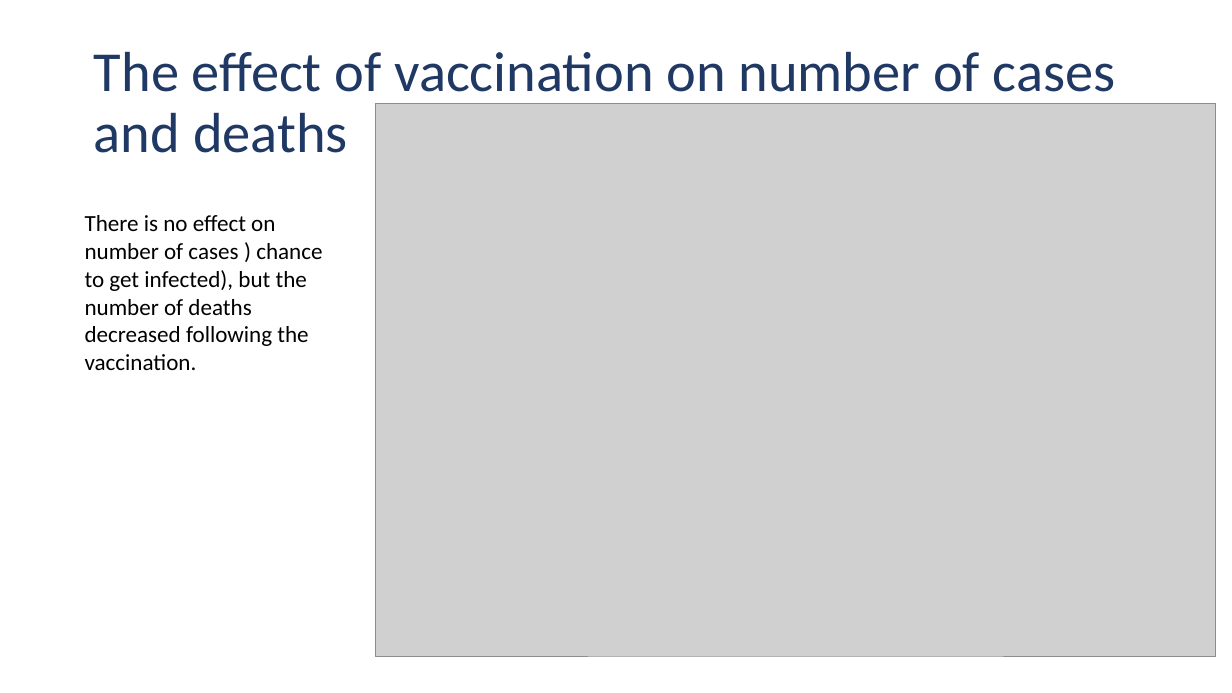
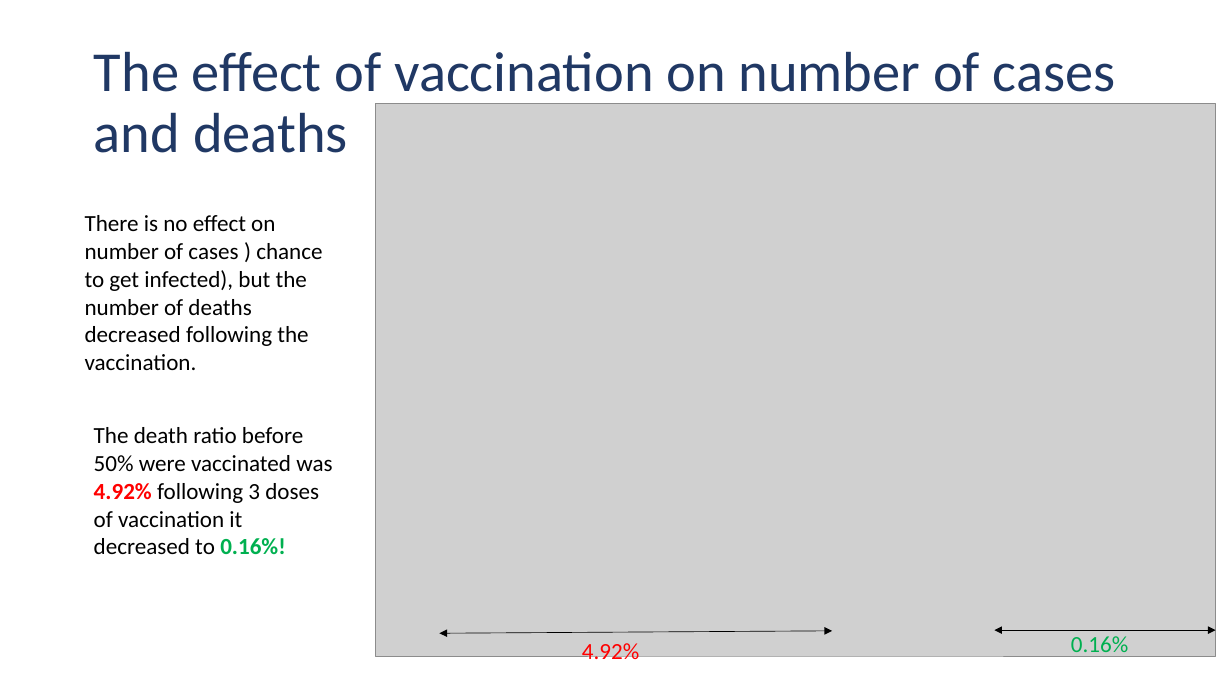
Before and after one commit to doctorf72/Naya-Practical-Data-Science-EDA-Project, a slide deck: slide 17 of initial analysis.pptx (slide 16 before the commit). Drawn at 1232x693 pixels with LibreOffice and Linux fonts; fonts in the diff are those of the drawing; grey boxes stand for pictures; background and template pictures are left out. Boxes give left, top, right and bottom in pixels: in the first picture for what was removed or moved away, otherwise in the second. Text is boxed around its words. In the diff, an @@ line names an element or a change of style, - is before the commit and + after.

```diff
--- a/initial analysis.pptx
+++ b/initial analysis.pptx
@@ text added at [94,427,332,554], 18 pt, text #000000 @@
+The death ratio before 50% were vaccinated was 4.92% following 3 doses of vaccination it decreased to 0.16%!
@@ double arrow added from (833, 631) to (440, 633), #000000 0.5 pt @@
@@ text added at [582,643,639,665], 18 pt, text #FF0000 @@
+4.92%
@@ double arrow added from (1216, 630) to (994, 630), #000000 0.5 pt @@
@@ text added at [1071,636,1128,658], 18 pt, text #00B050 @@
+0.16%
```
Also in this commit, not shown: 1 other slide changed, 3 slides added, 1 other file.
